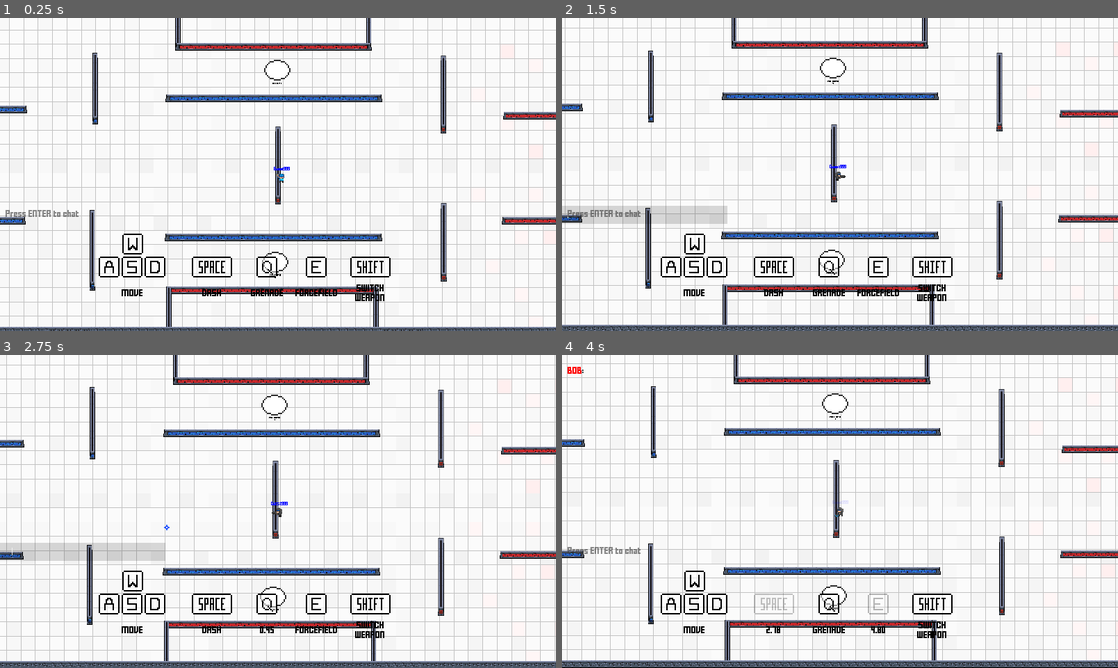
Above: before the commit, frames 1-4 (two rows, left to right).
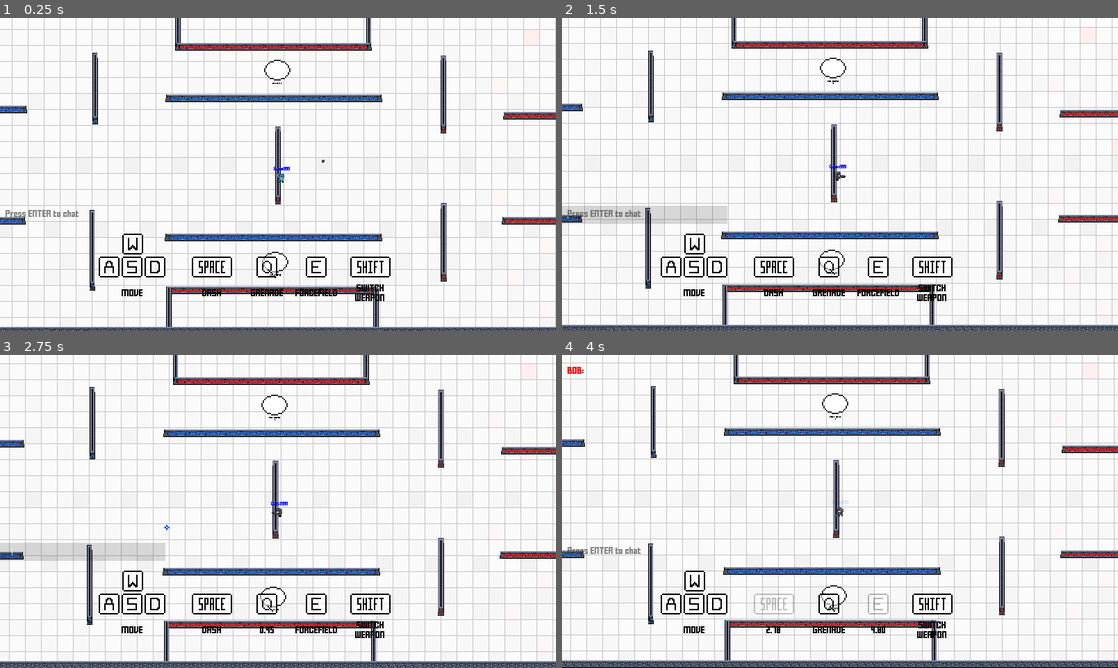
Above: after the commit, the same moments.

Repository: MarshallJDem/SuperCTF
Game: Godot game, scene res://GameContent/Main.tscn
Two runs of this game, one before a commit and one after it. Both use one fixed random seed, a clock stepped at 60 frames per second and the inputs below. This scene is started directly instead of the project's main scene. Sound files missing from this copy of the repository are replaced by a short silence.
Inputs (mouse positions are in pixels of both pictures, inside the frame that each line leads up to):
- Up to frame 1 (0.25 s): no input
- Up to frame 2 (1.5 s): click (645, 215) at 0.52 s; type "12" at 0.6 s; tap Enter at 1.25 s; move the mouse to (962, 158) at 1.27 s; press the mouse at (962, 158) at 1.28 s; hold Right from 1.28 s (still down)
- Up to frame 3 (2.75 s): tap Space at 1.52, 2, 2.27 s; move the mouse to (166, 527) at 2.02 s; release Right at 2.03 s; release the mouse at (166, 527) at 2.03 s; hold Down from 2.03 s (still down); right-click (166, 527) at 2.1 s
- Up to frame 4 (4 s): tap Enter at 2.75 s; move the mouse to (895, 442) at 2.77 s; release Down at 2.78 s; hold Right 2.78-3.53 s; hold E 2.78-3.53 s; move the mouse to (812, 574) at 3.52 s; hold Up from 3.53 s (still down); tap Shift at 3.6 s; tap Space at 3.77 s

The runs differ from the first frame. In frame 1, 14% of the frame differs, in the area x 0-100%, y 0-99%; in frame 2, 14%; in frame 3, 14%; in frame 4, 15%, in the area x 0-100%, y 0-98%.

Commit message:
Added landmine

Diff:
--- a/GameContent/Main.tscn
+++ b/GameContent/Main.tscn
@@ -18,6 +18,7 @@
 [ext_resource path="res://Assets/GUI/D-Key-GUI.png" type="Texture" id=16]
 [ext_resource path="res://Assets/GUI/E-Key-GUI.png" type="Texture" id=17]
 [ext_resource path="res://Assets/GUI/Q-Key-GUI.png" type="Texture" id=18]
+[ext_resource path="res://GameContent/Utilities/Landmine.tscn" type="PackedScene" id=19]
 [ext_resource path="res://Assets/GUI/Shift-Key-GUI.png" type="Texture" id=20]
 [ext_resource path="res://Assets/GUI/Space-Key-GUI.png" type="Texture" id=21]
 [ext_resource path="res://Assets/Sound/score.wav" type="AudioStream" id=22]
@@ -374,6 +375,9 @@
 stream = ExtResource( 23 )
 volume_db = 2.0
 
+[node name="Landmine" parent="." instance=ExtResource( 19 )]
+position = Vector2( 134.896, -28.7495 )
+
 [node name="Camera2D" type="Camera2D" parent="."]
 zoom = Vector2( 4, 4 )
 
--- a/GameContent/Maps/TehoMap1.tscn
+++ b/GameContent/Maps/TehoMap1.tscn
@@ -19,7 +19,6 @@
 
 [node name="Sprite" type="Sprite" parent="."]
 position = Vector2( -1.75816, 4.39527 )
-scale = Vector2( 0.903, 0.894 )
 z_index = -4096
 texture = ExtResource( 1 )
 __meta__ = {
--- a/GameContent/Player.gd
+++ b/GameContent/Player.gd
@@ -334,7 +334,7 @@
 
 # Called when this player is hit by a projectile
 func hit_by_projectile(attacker_id, projectile_type):
-	if projectile_type == 0 || projectile_type == 1 || projectile_type == 2: # Bullet or Laser
+	if projectile_type == 0 || projectile_type == 1 || projectile_type == 2 || projectile_type == 3: # Bullet or Laser or Landmine
 		die();
 		var attacker_team_id = get_tree().get_root().get_node("MainScene/NetworkController").players[attacker_id]["team_id"]
 		var attacker_name = get_tree().get_root().get_node("MainScene/NetworkController").players[attacker_id]["name"]
--- /dev/null
+++ b/GameContent/Utilities/Landmine.gd
@@ -0,0 +1,20 @@
+extends Node2D
+var team_id = 1;
+var player_id = 1;
+
+
+
+# Called when the node enters the scene tree for the first time.
+func _ready():
+	$Activation_Timer.connect("timeout", self, "_activation_timer_ended");
+	$Trigger_Area2D.monitoring = false;
+
+
+func _activation_timer_ended():
+	$Sprite.frame = 1;
+	$Trigger_Area2D.monitoring = true;
+	if Globals.localPlayerTeamID != team_id:
+		$Sprite.visible = false;
+
+remotesync func start_detonation():
+	$Detonation_Timer.start();
--- /dev/null
+++ b/GameContent/Utilities/Landmine.tscn
@@ -0,0 +1,41 @@
+[gd_scene load_steps=6 format=2]
+
+[ext_resource path="res://Assets/Utilities/landmine.png" type="Texture" id=1]
+[ext_resource path="res://GameContent/Utilities/Landmine_Area2D.gd" type="Script" id=2]
+[ext_resource path="res://GameContent/Utilities/Landmine_Trigger_Area2D.gd" type="Script" id=3]
+[ext_resource path="res://GameContent/Utilities/Landmine.gd" type="Script" id=4]
+
+[sub_resource type="CircleShape2D" id=1]
+radius = 24.57
+
+[node name="Landmine" type="Node2D"]
+script = ExtResource( 4 )
+
+[node name="Explosion_Area2D" type="Area2D" parent="."]
+monitoring = false
+script = ExtResource( 2 )
+
+[node name="CollisionShape2D" type="CollisionShape2D" parent="Explosion_Area2D"]
+shape = SubResource( 1 )
+
+[node name="Trigger_Area2D" type="Area2D" parent="."]
+script = ExtResource( 3 )
+
+[node name="CollisionShape2D" type="CollisionShape2D" parent="Trigger_Area2D"]
+shape = SubResource( 1 )
+
+[node name="Sprite" type="Sprite" parent="."]
+texture = ExtResource( 1 )
+hframes = 2
+
+[node name="Detonation_Timer" type="Timer" parent="."]
+wait_time = 0.5
+one_shot = true
+
+[node name="Death_Timer" type="Timer" parent="."]
+wait_time = 0.1
+one_shot = true
+
+[node name="Activation_Timer" type="Timer" parent="."]
+one_shot = true
+autostart = true
--- /dev/null
+++ b/GameContent/Utilities/Landmine_Area2D.gd
@@ -0,0 +1,30 @@
+extends Area2D
+
+# Called when the node enters the scene tree for the first time.
+func _ready():
+	var _err = self.connect("area_entered",self, "_area_entered");
+	get_parent().get_node("Detonation_Timer").connect("timeout", self, "_detonation_timer_ended");
+	get_parent().get_node("Death_Timer").connect("timeout", self, "_death_timer_ended");
+
+func _detonation_timer_ended():
+	if get_tree().is_network_server():
+		monitoring = true;
+		get_parent().get_node("Death_Timer").start();
+
+func _death_timer_ended():
+	get_parent().call_deferred("queue_free");
+# Called when this area enters another area
+func _area_entered(body):
+	if !get_tree().is_network_server():
+		return;
+	if body.is_in_group("Player_Bodies"):
+		collided_with_player(body.get_parent());
+
+# Called when this bullet collides with a wall
+func collided_with_player(player):
+	var mine = get_parent();
+	# If mine and player are on same team, ignore
+	if mine.team_id == player.team_id:
+		return;
+	# Otherwise receive a hit from the grenade
+	player.rpc("receive_hit", mine.player_id, 3);
--- /dev/null
+++ b/GameContent/Utilities/Landmine_Trigger_Area2D.gd
@@ -0,0 +1,22 @@
+extends Area2D
+
+# Called when the node enters the scene tree for the first time.
+func _ready():
+	var _err = self.connect("area_entered",self, "_area_entered");
+
+# Called when this area enters another area
+func _area_entered(body):
+	# if we aren't the server, ignore
+	if !get_tree().is_network_server():
+		return;
+	if body.is_in_group("Player_Bodies"):
+		collided_with_player(body.get_parent());
+
+# Called when this bullet collides with a wall
+func collided_with_player(player):
+	print("Collided2");
+	var mine = get_parent();
+	# If mine and player are on same team, ignore
+	if mine.team_id == player.team_id:
+		return;
+	mine.rpc("start_detonation");
--- a/Globals.gd
+++ b/Globals.gd
@@ -1,7 +1,7 @@
 extends Node
 
 # Whether to run in testing mode (for development uses)
-var testing = false;
+var testing = true;
 var experimental = false;
 
 #Game Servers (Both clients and servers use these vars, but in different ways. overlapping would not work)
@@ -48,7 +48,7 @@
 
 # ----- Constants -----
 const game_var_defaults = {"playerSpeed" : 200, "playerLagTime" : 50,
-	"bulletSpeed" : 350, "bulletCooldown" : 250,
+	"bulletSpeed" : 250, "bulletCooldown" : 400,
 	"laserChargeTime" : 650, "laserCooldown" : 500,
 	"laserWidth" :15, "laserLength" : 1300,
 	"dashDistance" : 3000, "dashCooldown" : 3000,
Binary file added: Assets/Utilities/landmine.png
Not shown, added: Assets/Utilities/landmine.png.import
Not shown: 1 places in GameContent/Main.tscn that only renumber resources
Not shown, changed: Assets/.DS_Store
